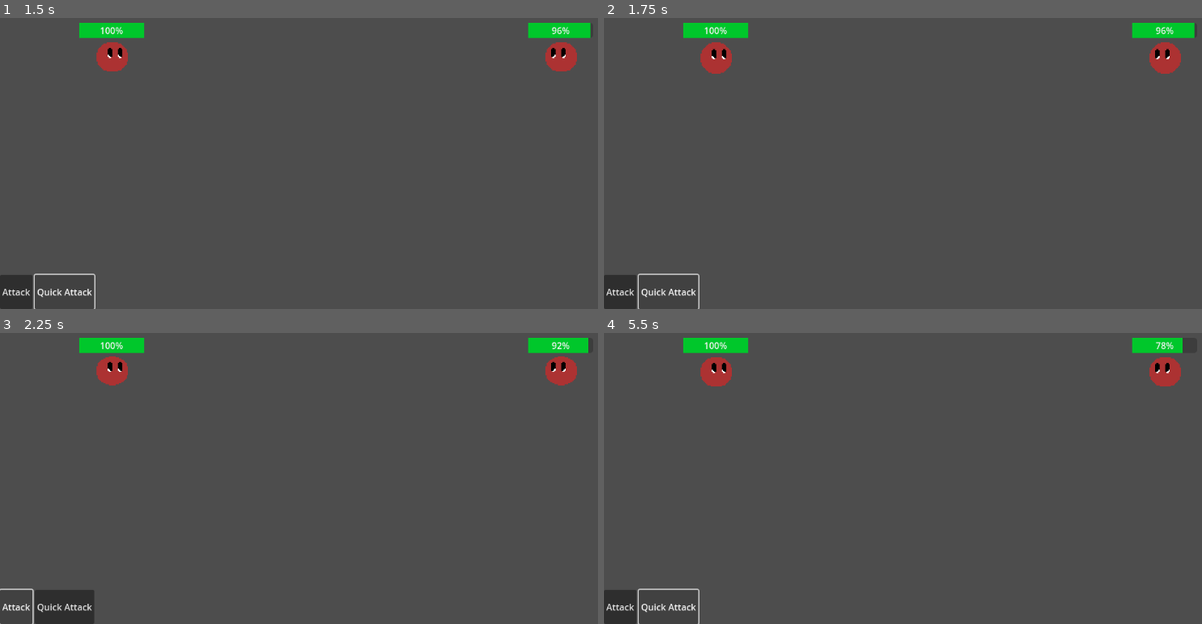
Above: before the commit, frames 1-4 (two rows, left to right).
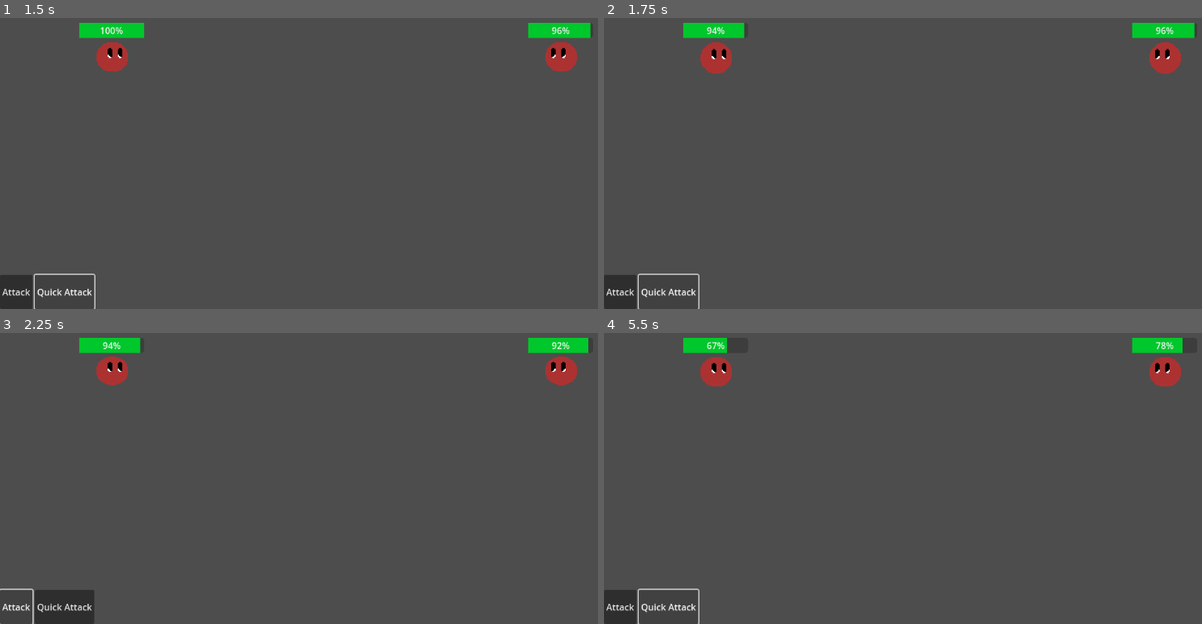
Above: after the commit, the same moments.

Repository: BunnyLandDev/Godot-turn-based-RPG-module
Game: Godot game, scene res://Nodes/main_outer.tscn
The game is run twice, just before and just after one commit, with the same random seed, the same clock (stepped at 60 frames per second) and the same inputs.
Inputs:
- Up to frame 1 (1.5 s): click "Attack" at 0.5 s; click "Quick Attack" at 1.25 s
- Up to frame 2 (1.75 s): no input
- Up to frame 3 (2.25 s): click "Attack" at 2 s
- Up to frame 4 (5.5 s): click "Quick Attack" at 2.75 s; click "Attack" at 3.5 s; click "Quick Attack" at 4.25 s; tap Enter at 5 s

Frame 1 is identical in both runs. In frame 2, 0.1% of the frame differs, in the area x 16-25%, y 1-7%; in frame 3, 0.1%; in frame 4, 0.3%.

Commit message:
Implements the turn change and the MobAttack

Diff:
--- a/Scripts/attack_node.gd
+++ b/Scripts/attack_node.gd
@@ -16,6 +16,13 @@
 			target.RecieveDamage(Damage, skill.SkillType)
 		RefreshCooldowns()
 		Cooldowns[index] = Skills[index].SkillCooldown
+		AttackSignal.emit()
+
+func MobAttack():
+	if randi_range(0, 1) == 1 and Cooldowns[1] == 0:
+		Attack(Skills[1])
+	else:
+		Attack(Skills[0])
 
 func CalculateDamage(skill):
 	var Damage: float = get_parent().get(skill.SkillType)
--- a/Scripts/entity.gd
+++ b/Scripts/entity.gd
@@ -51,3 +51,6 @@
 
 func AttackAnim() -> void:
 	entity_sprite.play("hit")
+
+func MobAttack():
+	AttackNode.MobAttack()
--- a/Scripts/main_outer.gd
+++ b/Scripts/main_outer.gd
@@ -6,6 +6,8 @@
 
 const ENTITY = preload("res://Nodes/entity.tscn")
 const SLIME = preload("res://Resources/Mobs/Slime.tres")
+
+var currentTurn
 
 func _ready() -> void:
 	PlayerEntity = ENTITY.instantiate()
@@ -21,3 +23,11 @@
 
 	PlayerEntity.CurrentTargets.append(EnemyEntity)
 	EnemyEntity.CurrentTargets.append(PlayerEntity)
+	PlayerEntity.AttackNode.AttackSignal.connect(changeTurn.bind(EnemyEntity))
+	EnemyEntity.AttackNode.AttackSignal.connect(changeTurn.bind(PlayerEntity))
+
+func changeTurn(target):
+	currentTurn = target
+	await get_tree().create_timer(1).timeout
+	if target == EnemyEntity:
+		EnemyEntity.MobAttack()
